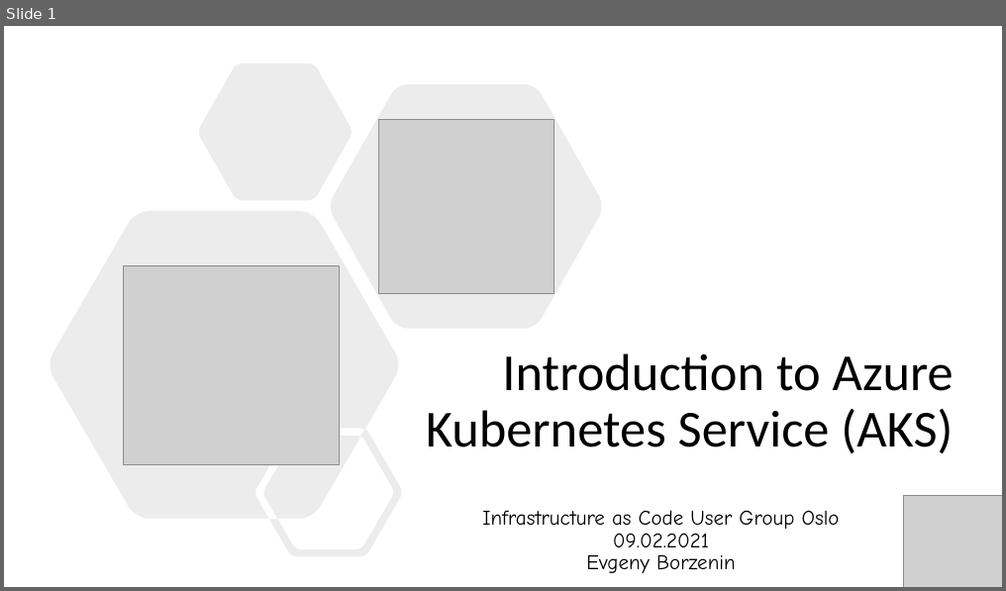
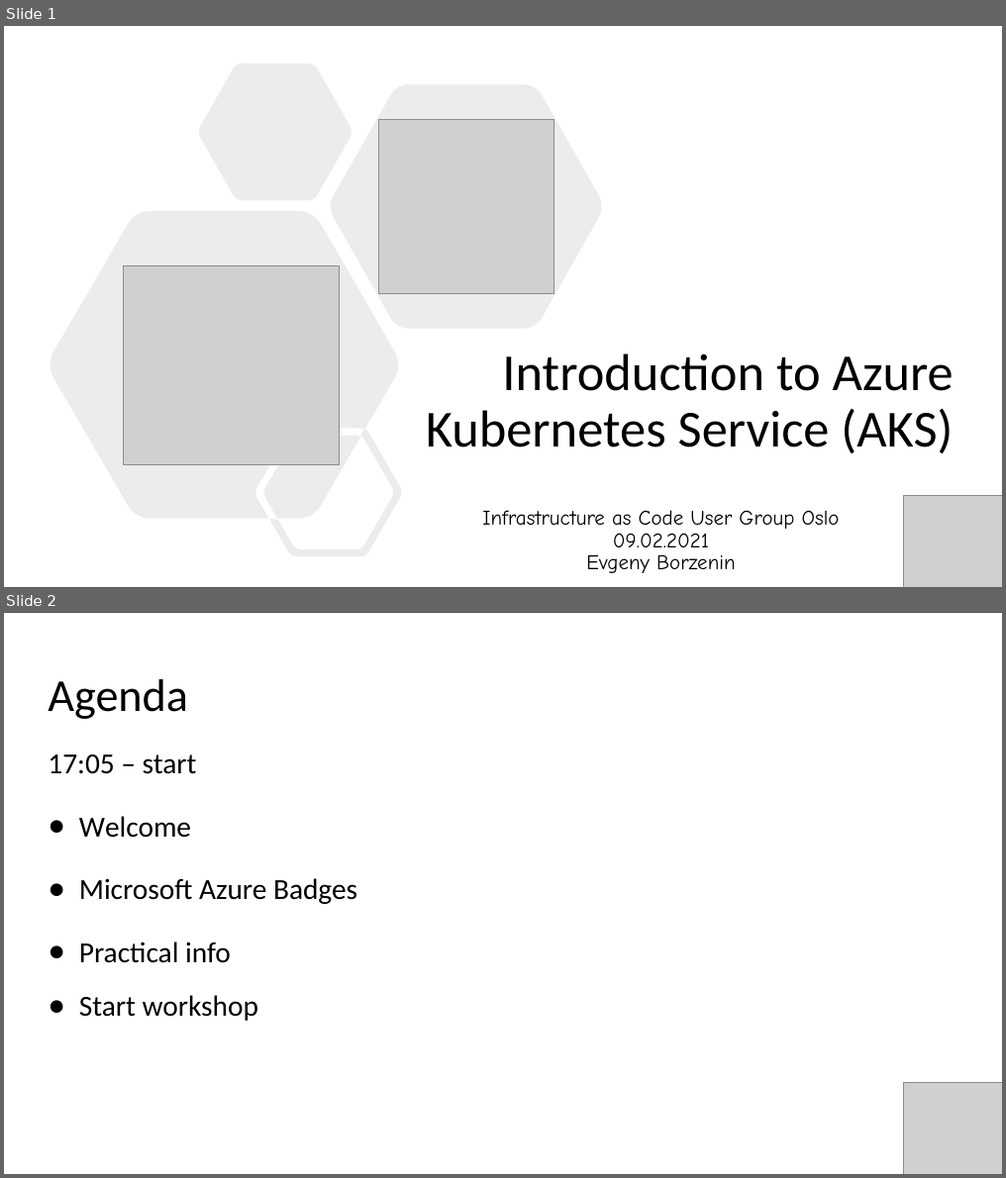
Before and after one commit to evgenyb/aks-workshops, a slide deck: 01-aks-and-k8s-101/slides/Introduction to AKS.pptx. Shown one above the other, each under a label of ours: slide 1 before the commit, slides 1 and 2 after it. The pictures are 1006x591 and 1006x1178 pixels, drawn with LibreOffice and Linux fonts; fonts in the diff are those of the drawing; grey boxes stand for pictures. Boxes give left, top, right and bottom in pixels: in the first picture for what was removed or moved away, otherwise in the second. Text is boxed around its words. In the diff, an @@ line names an element or a change of style, - is before the commit and + after.

```diff
--- a/01-aks-and-k8s-101/slides/Introduction to AKS.pptx
+++ b/01-aks-and-k8s-101/slides/Introduction to AKS.pptx
@@ slide 2 added at [4,613,1002,1174], background #FFFFFF @@
@@ title added at [48,679,188,719], 44 pt, text #000000 @@
+Agenda
@@ text added at [48,755,357,1021], 28 pt, text #000000 @@
+17:05 – start
+● Welcome
+● Microsoft Azure Badges
+● Practical info
+● Start workshop
@@ picture added at [904,1082,1002,1174] @@
```
Also in this commit, not shown: 3 other slides added, 11 other files.
